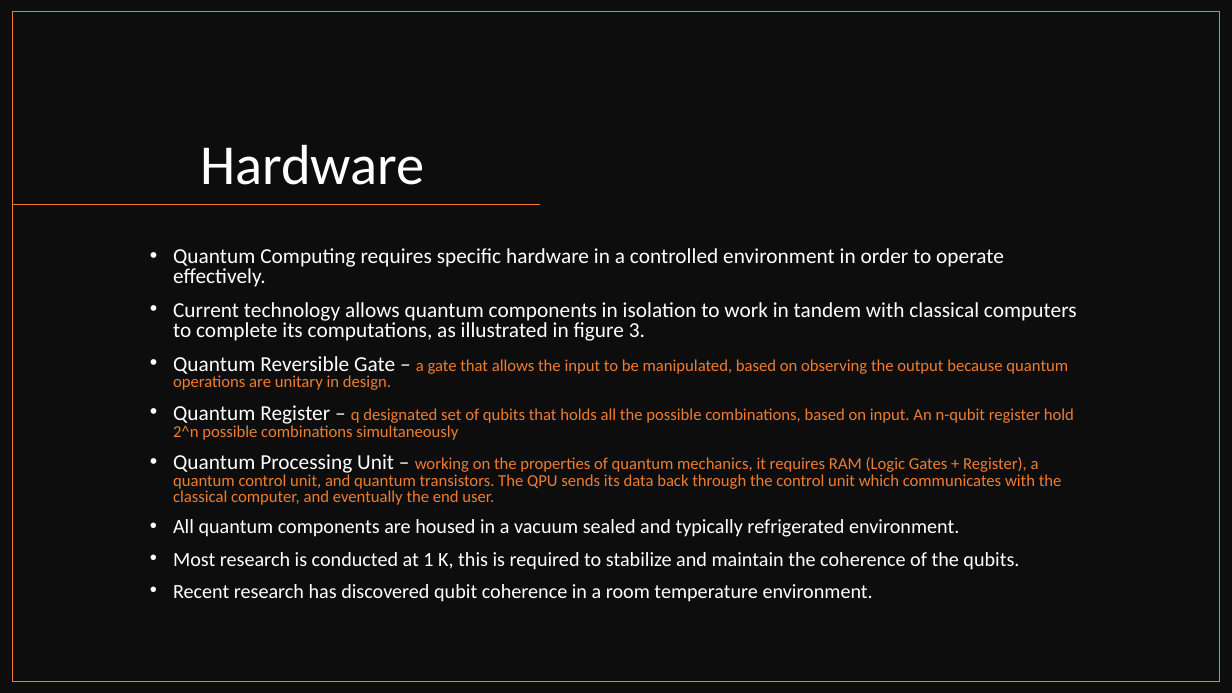
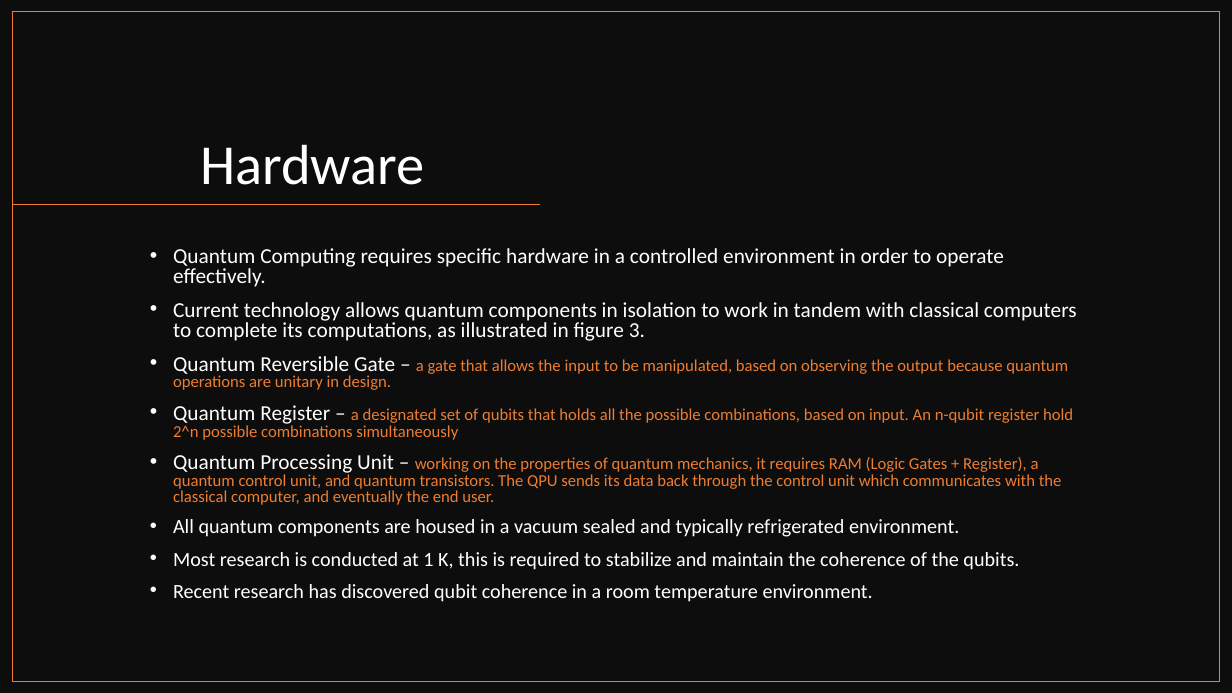
Before and after one commit to CIDS-484-Spring-2022/Quantum-Computing, a slide deck: slide 4 of Quantum PP.pptx. Drawn at 1232x693 pixels with LibreOffice and Linux fonts; fonts in the diff are those of the drawing. Boxes give left, top, right and bottom in pixels: in the first picture for what was removed or moved away, otherwise in the second. Text is boxed around its words. In the diff, an @@ line names an element or a change of style, - is before the commit and + after.

```diff
--- a/Quantum PP.pptx
+++ b/Quantum PP.pptx
@@ text at (173,405,1073,440): text changed @@
-• Quantum Register – q designated set of qubits that holds all the possible combinations, based on input. An n-qubit register hold 2^n possible combinations simultaneously
+• Quantum Register – a designated set of qubits that holds all the possible combinations, based on input. An n-qubit register hold 2^n possible combinations simultaneously
```
Also in this commit, not shown: 6 other slides changed.
